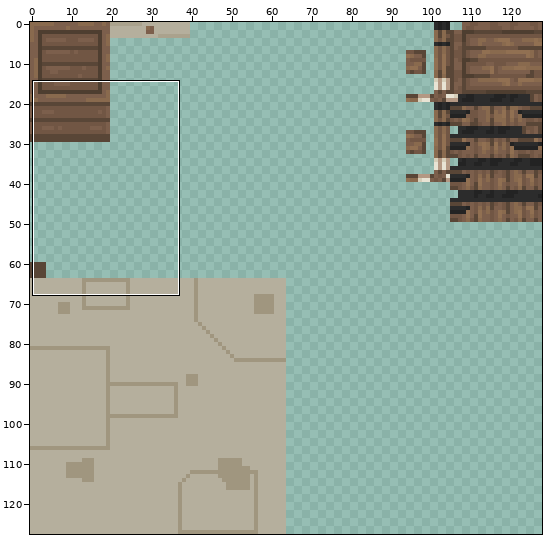
Two versions of one sprite sheet, textures/sum_airship_texture_oak_boat.png. The picture above shows the old version from afar; the outline marks the close-up.
Close-up. Old version:
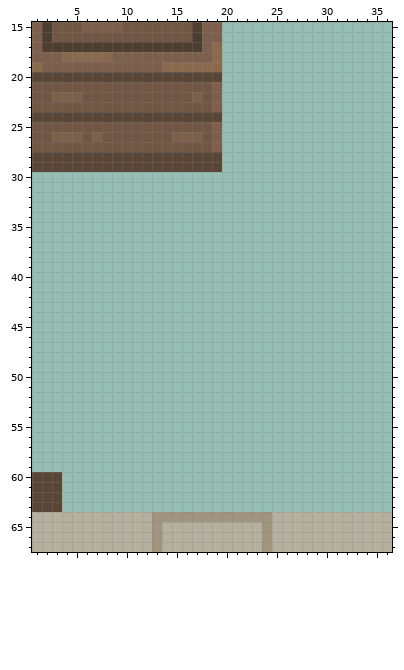
The file is 128x128 pixels. Colours within 5 levels of each other are drawn and written as one. Shown: x 1..36, y 15..67.
The same view after the edit:
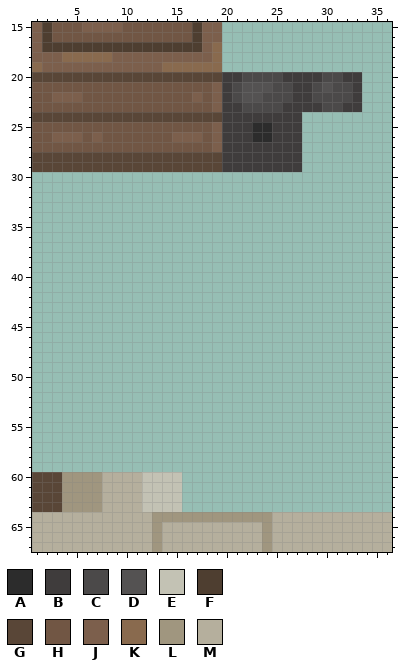
Palette (. is transparent): A #2c2c2c  B #3f3c3c  C #4b4949  D #545252  E #c3c2b4  F #4e3e30  G #594637  H #715644  J #7c5f4c  K #896a4e  L #a0967f  M #b5af9d
What changed:
There is now colour A in rows 25 to 26 at x 23 to 24.
There is now colour B in row 20 at x 20 to 21, 26 to 29 and 32 to 33; in rows 21 to 22 at x 20, 27 to 28 and 33; in row 23 at x 20 to 21, 26 to 29 and 32 to 33; in row 24 at x 20 to 27; in rows 25 to 26 at x 20 to 22 and 25 to 27; in rows 27 to 29 at x 20 to 27.
There is now colour C in row 20 at x 22 to 25 and 30 to 31; in row 21 at x 21, 25 to 26, 29 and 31 to 32; in row 22 at x 21, 24 to 26 and 29 to 32; in row 23 at x 22 to 25 and 30 to 31.
There is now colour D in row 21 at x 22 to 24 and 30; in row 22 at x 22 to 23.
There is now colour E in rows 60 to 63 at x 12 to 15.
There is now colour L in rows 60 to 63 at x 4 to 7.
There is now colour M in rows 60 to 63 at x 8 to 11.
Boxes around the changes in both close-ups, in picture pixels (x1, y1, x2, y2):
added: (222, 72, 362, 172)
added: (62, 472, 182, 512)
